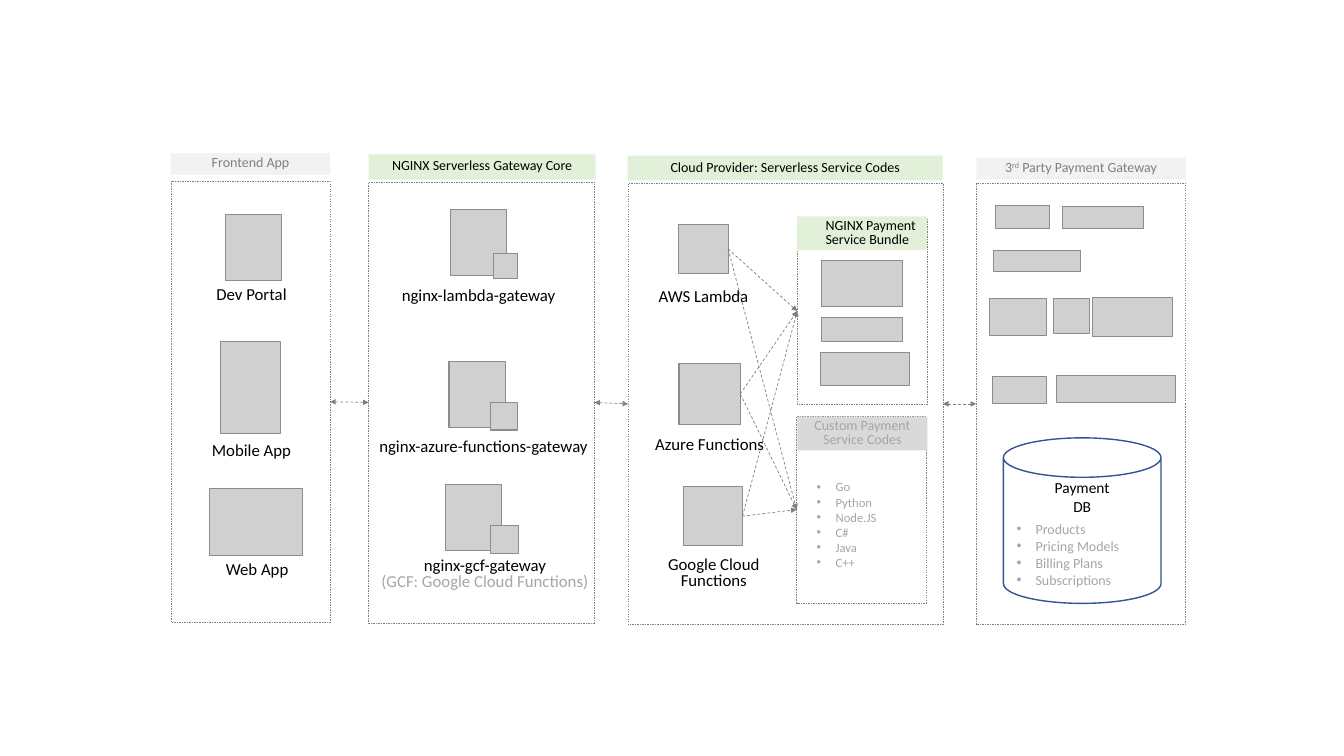
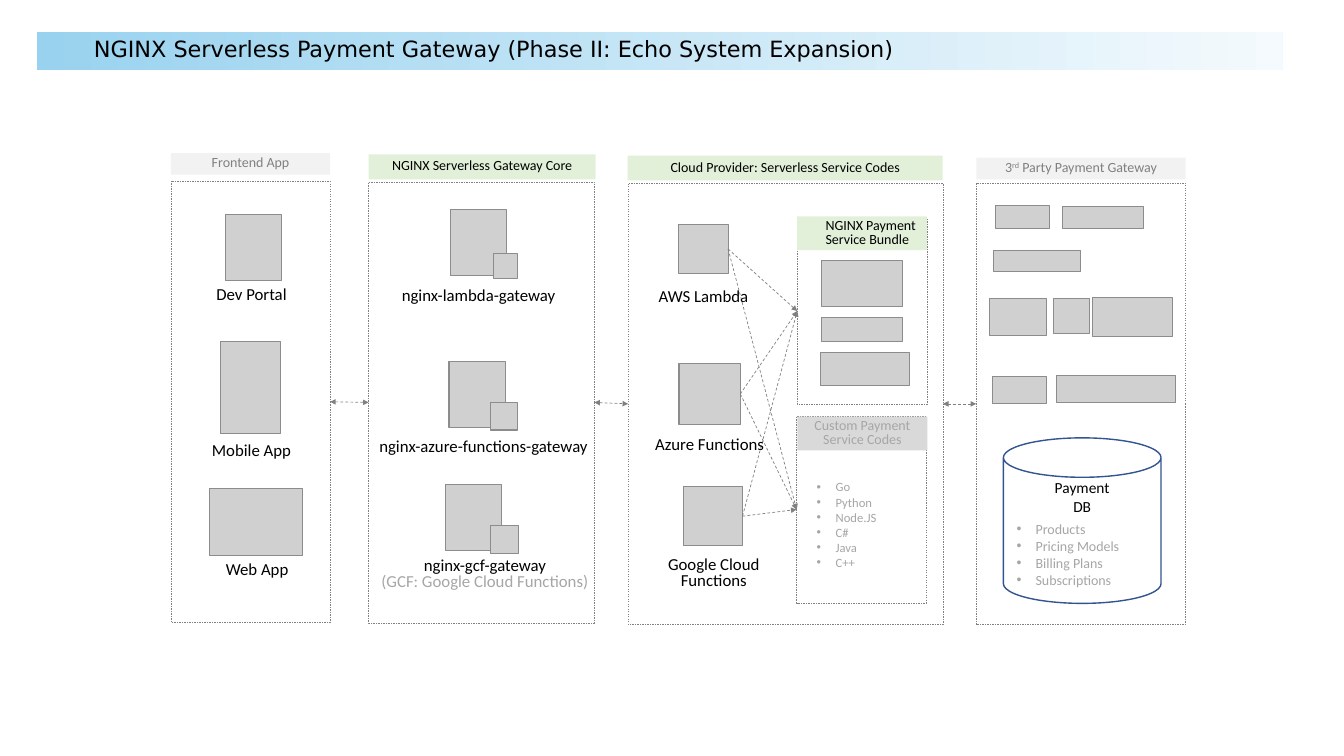
Before and after one commit to nginx-serverless/nginx-serverless-examples, a slide deck: slide 2 of docs/nginx-serverless-examples.pptx (slide 1 before the commit). Drawn at 1344x756 pixels with LibreOffice and Linux fonts; fonts in the diff are those of the drawing; grey boxes stand for pictures; background and template pictures are left out. Boxes give left, top, right and bottom in pixels: in the first picture for what was removed or moved away, otherwise in the second. Text is boxed around its words. In the diff, an @@ line names an element or a change of style, - is before the commit and + after.

```diff
--- a/docs/nginx-serverless-examples.pptx
+++ b/docs/nginx-serverless-examples.pptx
@@ rounded rectangle added at bbox=[37, 32, 1284, 70], fill gradient #99D2EF to #F7FBFD @@
@@ text added at bbox=[94, 40, 893, 62], 16 pt, text #000000 @@
+NGINX Serverless Payment Gateway (Phase II: Echo System Expansion)
```
Also in this commit, not shown: 2 other slides changed, 1 slide added, 2 other files.
